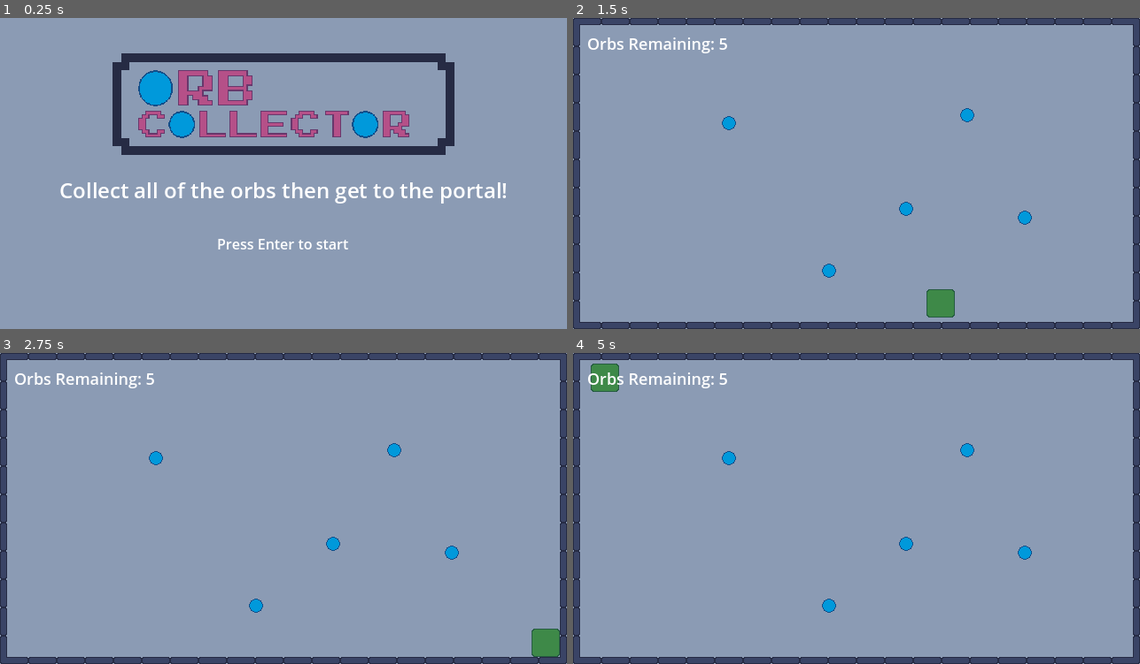
Above: before the commit, frames 1-4 (two rows, left to right).
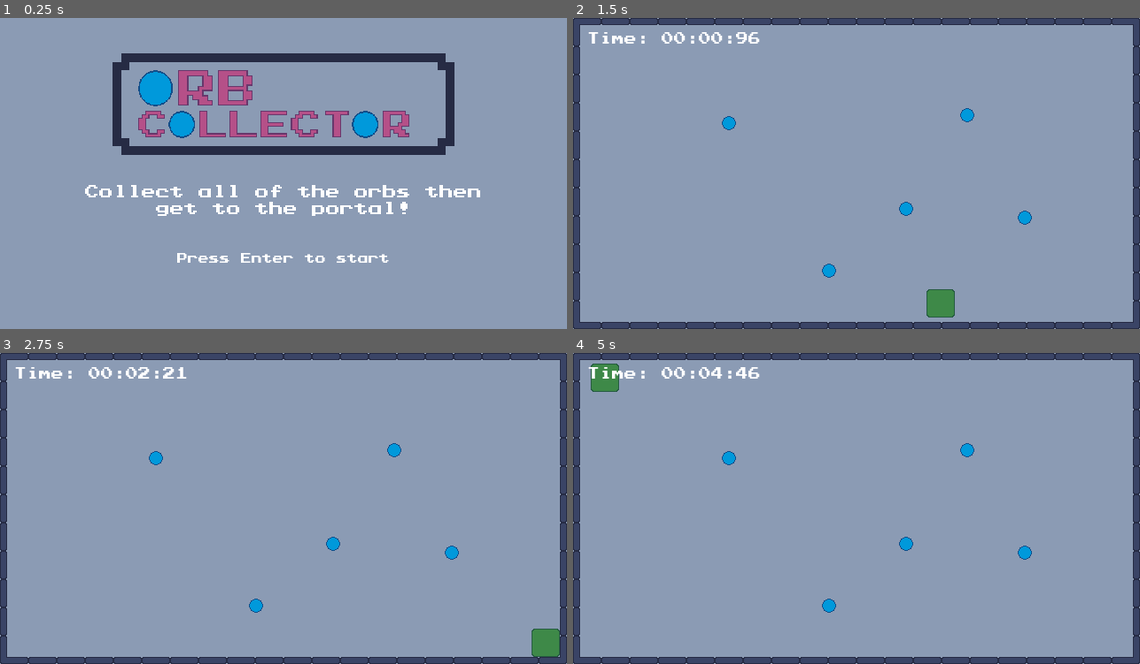
Above: after the commit, the same moments.

Repository: callum-jackson/orb-collector
Game: Godot game, scene res://scenes/start.tscn
Same seed, same stepped clock (60 frames per second), same inputs: the game is played once before the commit and once after it.
Inputs:
- Up to frame 1 (0.25 s): no input
- Up to frame 2 (1.5 s): tap Enter (ui_accept) at 0.5, 1.35 s; hold Right (move_right) 0.53-1.28 s; hold Enter (ui_accept) 0.53-1.28 s; hold Down (move_down) from 1.28 s (still down)
- Up to frame 3 (2.75 s): tap Enter (ui_accept) at 1.52, 1.82 s; release Down (move_down) at 2.03 s; hold Right (move_right) from 2.03 s (still down); hold Enter (ui_accept) from 2.03 s (still down)
- Up to frame 4 (5 s): release Right (move_right) at 2.78 s; release Enter (ui_accept) at 2.78 s; hold Up (move_up) 2.78-3.53 s; tap Enter (ui_accept) at 2.85, 3.02, 3.32, 4.35, 4.52, 4.82 s; hold Enter (ui_accept) 3.53-4.28 s; hold Left (move_left) from 3.53 s (still down)

The runs differ from the first frame. In frame 1, 3.0% of the frame differs, in the area x 10-90%, y 52-79%; in frame 2, 0.7%; in frame 3, 0.7%; in frame 4, 0.8%.

Commit message:
Implement timer, replay screen, and changed font.
- Replaced orbs remaining with timer as scoring system.
- Implement replay screen to display final time and wait for restart.
- Update font to "Press Start" font.

Diff:
--- a/project.godot
+++ b/project.godot
@@ -65,9 +65,9 @@
 [xogot]
 
 project/editorState=[{
-"column": 0,
+"column": 3,
 "current": true,
-"line": 26,
+"line": 40,
 "path": "res://scripts/main.gd",
 "type": "file"
 }, {
@@ -86,13 +86,13 @@
 "path": "res://scripts/portal.gd",
 "type": "file"
 }, {
-"column": 0,
-"line": 3,
+"column": 22,
+"line": 4,
 "path": "res://scripts/ui.gd",
 "type": "file"
 }, {
 "column": 0,
-"line": 4,
+"line": 2,
 "path": "res://scripts/start.gd",
 "type": "file"
 }]
--- a/scenes/main.tscn
+++ b/scenes/main.tscn
@@ -264,5 +264,8 @@
 position = Vector2(-273, -270)
 rotation = 1.5708
 
+[node name="ScoreTimer" type="Timer" parent="."]
+
 [connection signal="body_entered" from="Portal" to="Portal" method="_on_body_entered"]
 [connection signal="hit" from="Portal" to="." method="_on_portal_hit"]
+[connection signal="timeout" from="ScoreTimer" to="." method="_on_score_timer_timeout"]
--- /dev/null
+++ b/scenes/replay.tscn
@@ -0,0 +1,64 @@
+[gd_scene load_steps=3 format=3 uid="uid://b03qnyrb3ss7g"]
+
+[ext_resource type="Script" uid="uid://n65b18bq2ii0" path="res://scripts/start.gd" id="1_8j08a"]
+[ext_resource type="Texture2D" uid="uid://cohsyvbac8e3o" path="res://assets/sprites/logo.png" id="2_twu7x"]
+
+[node name="Replay" type="ColorRect"]
+anchors_preset = 15
+anchor_right = 1.0
+anchor_bottom = 1.0
+grow_horizontal = 2
+grow_vertical = 2
+color = Color(0.54509, 0.607834, 0.705872, 1)
+script = ExtResource("1_8j08a")
+metadata/_edit_lock_ = true
+
+[node name="WinMessage" type="Label" parent="."]
+layout_mode = 1
+anchors_preset = 8
+anchor_left = 0.5
+anchor_top = 0.5
+anchor_right = 0.5
+anchor_bottom = 0.5
+offset_left = -253.0
+offset_top = 2.0
+offset_right = 253.0
+offset_bottom = 59.0
+grow_horizontal = 2
+grow_vertical = 2
+theme_override_colors/font_color = Color(1, 1, 1, 1)
+theme_override_font_sizes/font_size = 24
+text = "Collect all of the orbs then get to the portal!"
+
+[node name="StartMessage" type="Label" parent="."]
+layout_mode = 1
+anchors_preset = 7
+anchor_left = 0.5
+anchor_top = 1.0
+anchor_right = 0.5
+anchor_bottom = 1.0
+offset_left = -253.0
+offset_top = -108.5
+offset_right = 253.0
+offset_bottom = -51.5
+grow_horizontal = 2
+grow_vertical = 0
+theme_override_colors/font_color = Color(1, 1, 1, 1)
+theme_override_font_sizes/font_size = 16
+text = "Press Enter to start"
+horizontal_alignment = 1
+
+[node name="Logo" type="TextureRect" parent="."]
+visible = false
+layout_mode = 1
+anchors_preset = 5
+anchor_left = 0.5
+anchor_right = 0.5
+offset_left = -193.0
+offset_top = 40.0
+offset_right = 193.0
+offset_bottom = 158.0
+grow_horizontal = 2
+texture = ExtResource("2_twu7x")
+expand_mode = 1
+stretch_mode = 4
--- a/scenes/start.tscn
+++ b/scenes/start.tscn
@@ -1,6 +1,7 @@
-[gd_scene load_steps=3 format=3 uid="uid://hm2jhw8rghrb"]
+[gd_scene load_steps=4 format=3 uid="uid://hm2jhw8rghrb"]
 
 [ext_resource type="Script" uid="uid://n65b18bq2ii0" path="res://scripts/start.gd" id="1_jaeev"]
+[ext_resource type="FontFile" uid="uid://cmnu7d5r1c5su" path="res://assets/fonts/prstartk.ttf" id="2_bodal"]
 [ext_resource type="Texture2D" uid="uid://cohsyvbac8e3o" path="res://assets/sprites/logo.png" id="2_u80x2"]
 
 [node name="Start" type="ColorRect"]
@@ -12,6 +13,20 @@
 color = Color(0.54509, 0.607834, 0.705872, 1)
 script = ExtResource("1_jaeev")
 metadata/_edit_lock_ = true
+
+[node name="Logo" type="TextureRect" parent="."]
+layout_mode = 1
+anchors_preset = 5
+anchor_left = 0.5
+anchor_right = 0.5
+offset_left = -193.0
+offset_top = 40.0
+offset_right = 193.0
+offset_bottom = 158.0
+grow_horizontal = 2
+texture = ExtResource("2_u80x2")
+expand_mode = 1
+stretch_mode = 4
 
 [node name="InstructionMessage" type="Label" parent="."]
 layout_mode = 1
@@ -27,8 +42,12 @@
 grow_horizontal = 2
 grow_vertical = 2
 theme_override_colors/font_color = Color(1, 1, 1, 1)
-theme_override_font_sizes/font_size = 24
+theme_override_fonts/font = ExtResource("2_bodal")
+theme_override_font_sizes/font_size = 16
 text = "Collect all of the orbs then get to the portal!"
+horizontal_alignment = 1
+vertical_alignment = 1
+autowrap_mode = 3
 
 [node name="StartMessage" type="Label" parent="."]
 layout_mode = 1
@@ -44,20 +63,8 @@
 grow_horizontal = 2
 grow_vertical = 0
 theme_override_colors/font_color = Color(1, 1, 1, 1)
-theme_override_font_sizes/font_size = 16
+theme_override_fonts/font = ExtResource("2_bodal")
+theme_override_font_sizes/font_size = 12
 text = "Press Enter to start"
 horizontal_alignment = 1
-
-[node name="Logo" type="TextureRect" parent="."]
-layout_mode = 1
-anchors_preset = 5
-anchor_left = 0.5
-anchor_right = 0.5
-offset_left = -193.0
-offset_top = 40.0
-offset_right = 193.0
-offset_bottom = 158.0
-grow_horizontal = 2
-texture = ExtResource("2_u80x2")
-expand_mode = 1
-stretch_mode = 4
+vertical_alignment = 1
--- a/scenes/ui.tscn
+++ b/scenes/ui.tscn
@@ -1,6 +1,7 @@
-[gd_scene load_steps=2 format=3 uid="uid://dibl3ngea8med"]
+[gd_scene load_steps=3 format=3 uid="uid://dibl3ngea8med"]
 
 [ext_resource type="Script" uid="uid://b47x0lyi7mdp0" path="res://scripts/ui.gd" id="1_nt7q6"]
+[ext_resource type="FontFile" uid="uid://cmnu7d5r1c5su" path="res://assets/fonts/prstartk.ttf" id="2_x4jx1"]
 
 [node name="HUD" type="CanvasLayer"]
 script = ExtResource("1_nt7q6")
@@ -12,7 +13,8 @@
 offset_bottom = 57.0
 size_flags_horizontal = 0
 theme_override_colors/font_color = Color(1, 1, 1, 1)
-theme_override_font_sizes/font_size = 18
+theme_override_fonts/font = ExtResource("2_x4jx1")
+theme_override_font_sizes/font_size = 14
 text = "ScoreLabel"
 
 [node name="WinMessage" type="Label" parent="."]
@@ -28,4 +30,27 @@
 grow_horizontal = 2
 grow_vertical = 2
 theme_override_colors/font_color = Color(1, 1, 1, 1)
+theme_override_fonts/font = ExtResource("2_x4jx1")
+theme_override_font_sizes/font_size = 32
 text = "WinMessage"
+horizontal_alignment = 1
+vertical_alignment = 1
+
+[node name="ReplayMessage" type="Label" parent="."]
+anchors_preset = 7
+anchor_left = 0.5
+anchor_top = 1.0
+anchor_right = 0.5
+anchor_bottom = 1.0
+offset_left = -253.0
+offset_top = -108.5
+offset_right = 253.0
+offset_bottom = -51.5
+grow_horizontal = 2
+grow_vertical = 0
+theme_override_colors/font_color = Color(1, 1, 1, 1)
+theme_override_fonts/font = ExtResource("2_x4jx1")
+theme_override_font_sizes/font_size = 12
+text = "Press Enter to play again"
+horizontal_alignment = 1
+vertical_alignment = 1
--- a/scripts/main.gd
+++ b/scripts/main.gd
@@ -1,29 +1,41 @@
 extends Node
 
 var orbs_remaining
+var elapsed_time: float = 0.0
+var time = "00:00:00"
 
 func _ready() -> void:
 	var orbs = get_tree().get_nodes_in_group("orbs")
 	orbs_remaining = orbs.size()
 	for orb in orbs:
 		orb.hit.connect(_on_orb_hit)
-	$HUD/ScoreLabel.text = "Orbs Remaining: " + str(orbs_remaining)
 	$HUD/ScoreLabel.show()
 
+
 func _process(delta: float) -> void:
-	pass
+	elapsed_time += delta
+	var minutes = int(elapsed_time / 60)
+	var seconds = int(elapsed_time) % 60
+	var centiseconds = int((elapsed_time - int(elapsed_time)) * 100)
+	time = "%02d:%02d:%02d" % [minutes, seconds, centiseconds]
+	$HUD/ScoreLabel.text = "Time: " + str(time)
 
 func _on_orb_hit() -> void:
 	orbs_remaining -= 1
-	$HUD/ScoreLabel.text = "Orbs Remaining: " + str(orbs_remaining)
 	if orbs_remaining == 0:
 		$Portal.enable_portal()
 
 func _on_portal_hit() -> void:
 	$HUD/ScoreLabel.hide()
-	$HUD/WinMessage.text = "You Win!"
+	$HUD/WinMessage.text = "Time: " + str(time)
 	$HUD/WinMessage.show()
+	$HUD/ReplayMessage.show()
 	$Player/AnimationPlayer.play("disappear")
-	# $Player.queue_free()
-	await get_tree().create_timer(3).timeout
-	get_tree().change_scene_to_file("res://scenes/start.tscn")
+	# await get_tree().create_timer(5).timeout
+	# get_tree().change_scene_to_file("res://scenes/start.tscn")
+
+
+func _unhandled_input(event):
+	if event.is_action_pressed("ui_accept"):
+		if $HUD/ReplayMessage.is_visible_in_tree():
+			get_tree().change_scene_to_file("res://scenes/main.tscn")
--- a/scripts/ui.gd
+++ b/scripts/ui.gd
@@ -2,3 +2,4 @@
 
 func _ready() -> void:
 	$WinMessage.hide()
+	$ReplayMessage.hide()
Binary file added: assets/fonts/prstartk.ttf
Not shown, added: assets/fonts/prstartk.ttf.import
